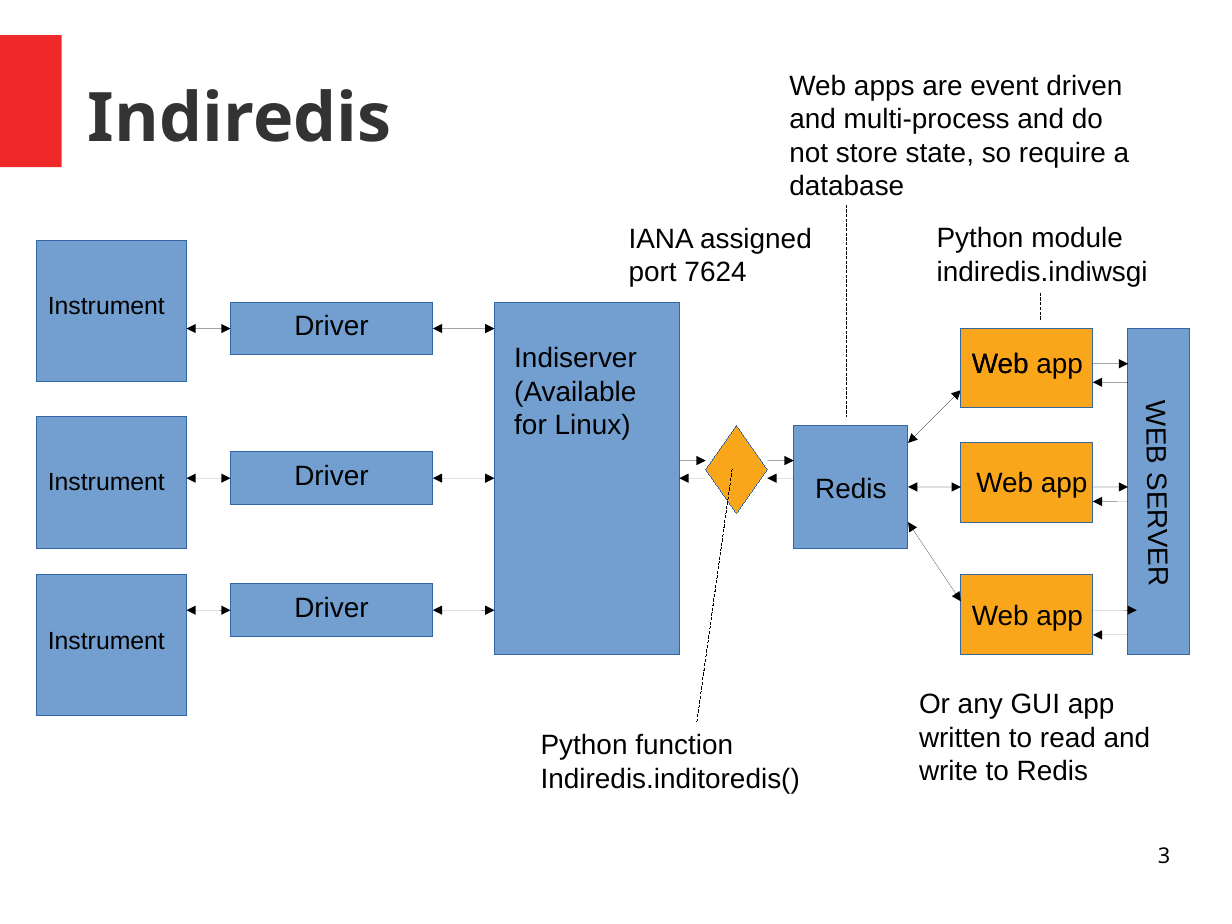
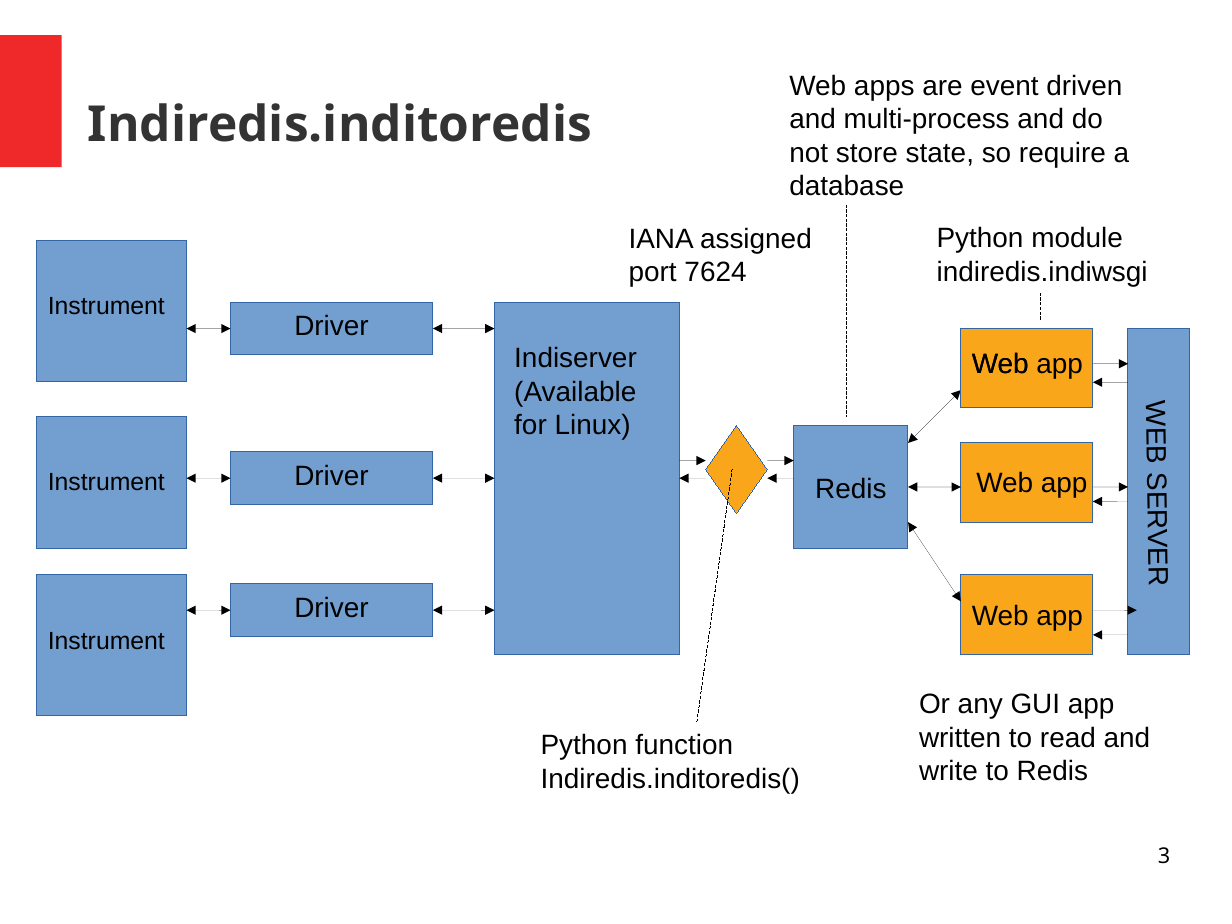
Before and after one commit to bernie-skipole/indi, a slide deck: slide 3 of indislides.odp. Drawn at 1232x924 pixels with LibreOffice and Linux fonts; fonts in the diff are those of the drawing. Boxes give left, top, right and bottom in pixels: in the first picture for what was removed or moved away, otherwise in the second. Text is boxed around its words. In the diff, an @@ line names an element or a change of style, - is before the commit and + after.

```diff
--- a/indislides.odp
+++ b/indislides.odp
@@ title at <box>88,103,592,142</box>: text changed; size 44 to 32 pt @@
-Indiredis
+Indiredis.inditoredis
```
Also in this commit, not shown: 7 other slides changed, 1 slide added, 1 slide removed, 9 other files.
